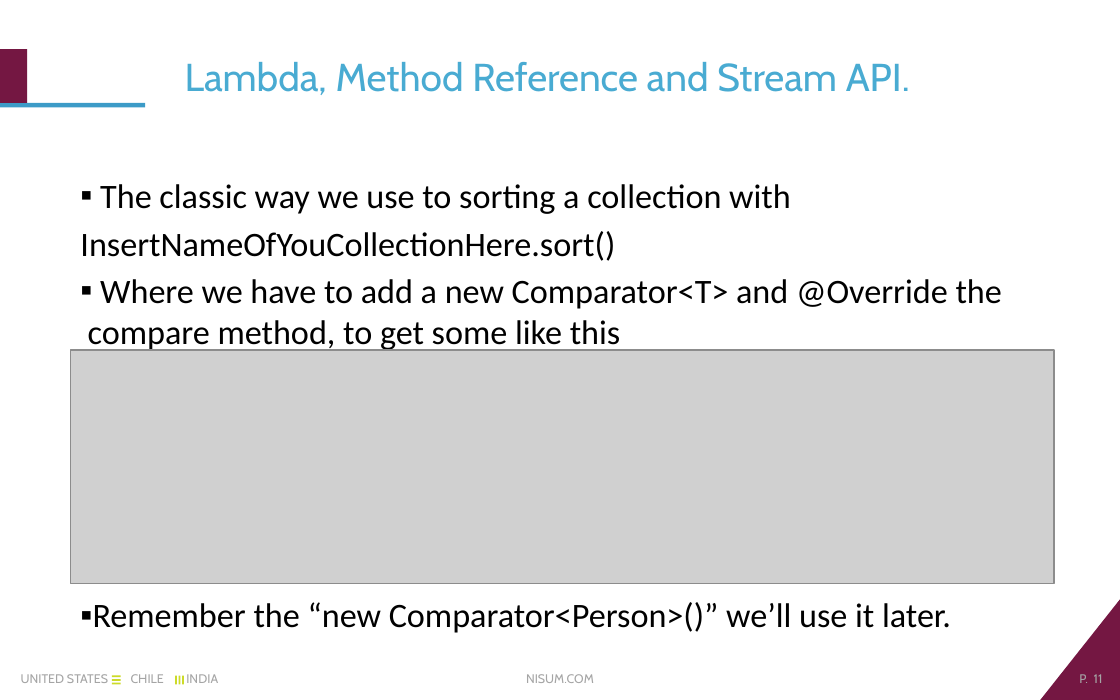
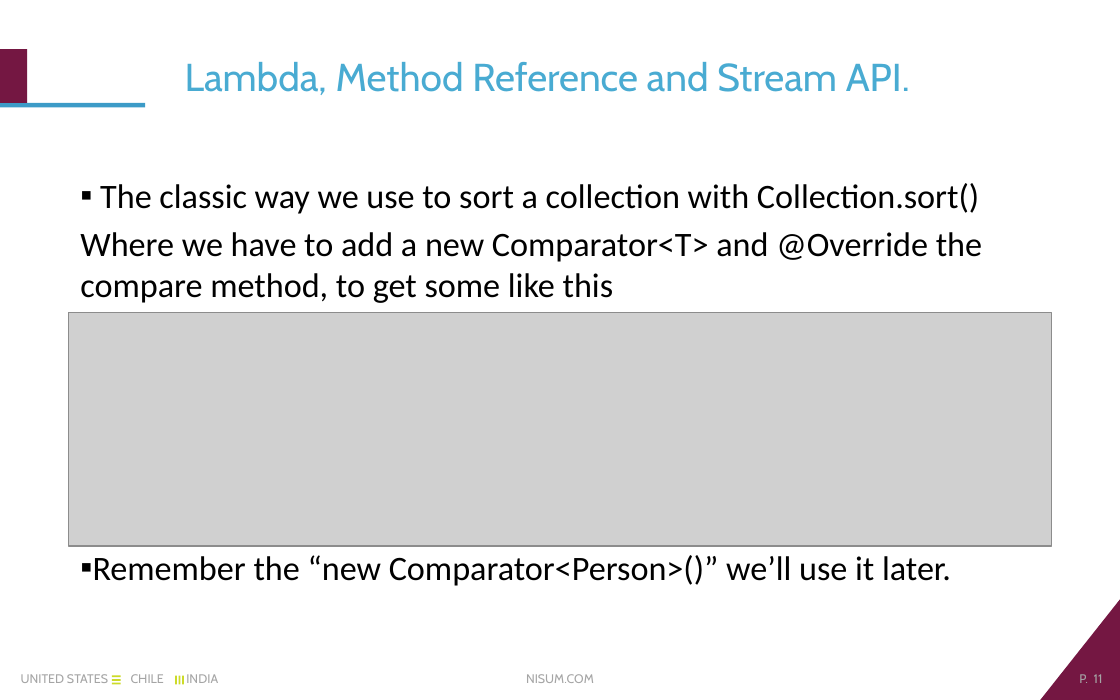
Before and after one commit to sebariquelme/SimpleJava8Examples, a slide deck: slide 11 of Nisum Java 8.pptx. Drawn at 1120x700 pixels with LibreOffice and Linux fonts; fonts in the diff are those of the drawing; grey boxes stand for pictures; background and template pictures are left out. Boxes give left, top, right and bottom in pixels: in the first picture for what was removed or moved away, otherwise in the second. Text is boxed around its words. In the diff, an @@ line names an element or a change of style, - is before the commit and + after.

```diff
--- a/Nisum Java 8.pptx
+++ b/Nisum Java 8.pptx
@@ text at (100,183,979,214): text changed @@
-▪ The classic way we use to sorting a collection with
-InsertNameOfYouCollectionHere.sort()
+▪ The classic way we use to sort a collection with Collection.sort()
@@ text at (80,232,982,303): bullet ▪ to none @@
@@ picture: place and size @@
-picture at (71,349,1054,582)
+picture at (68,312,1052,545)
```
Also in this commit, not shown: 4 other slides changed, 2 slides added.
